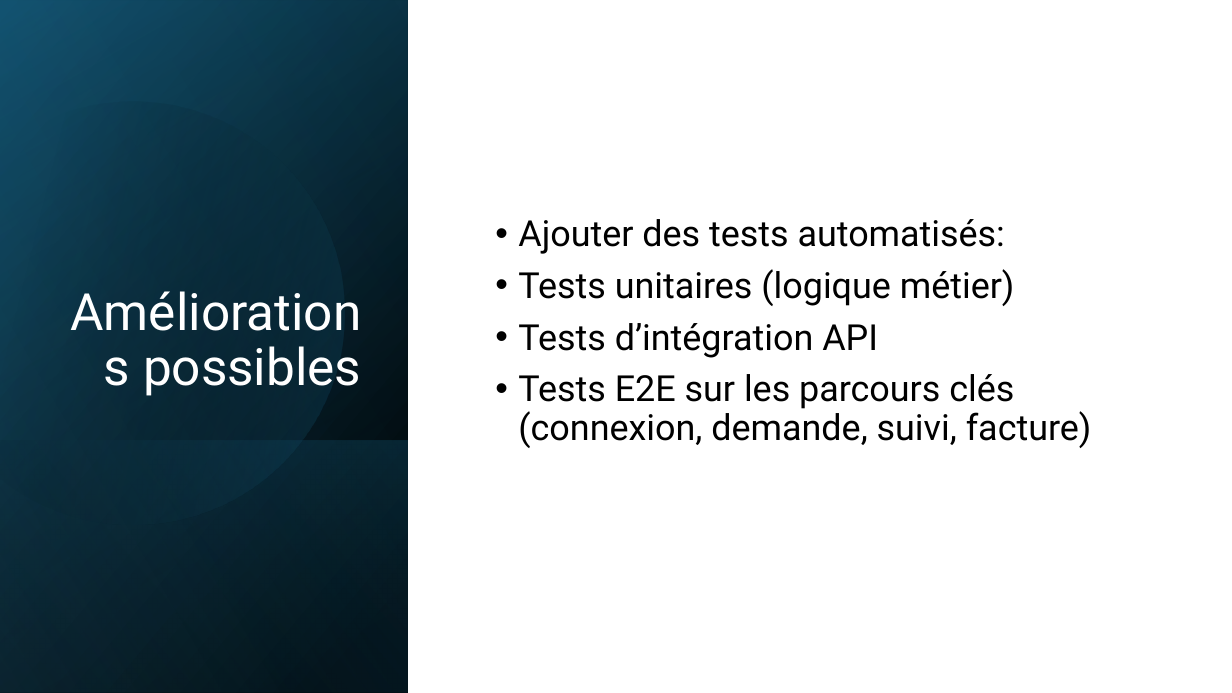
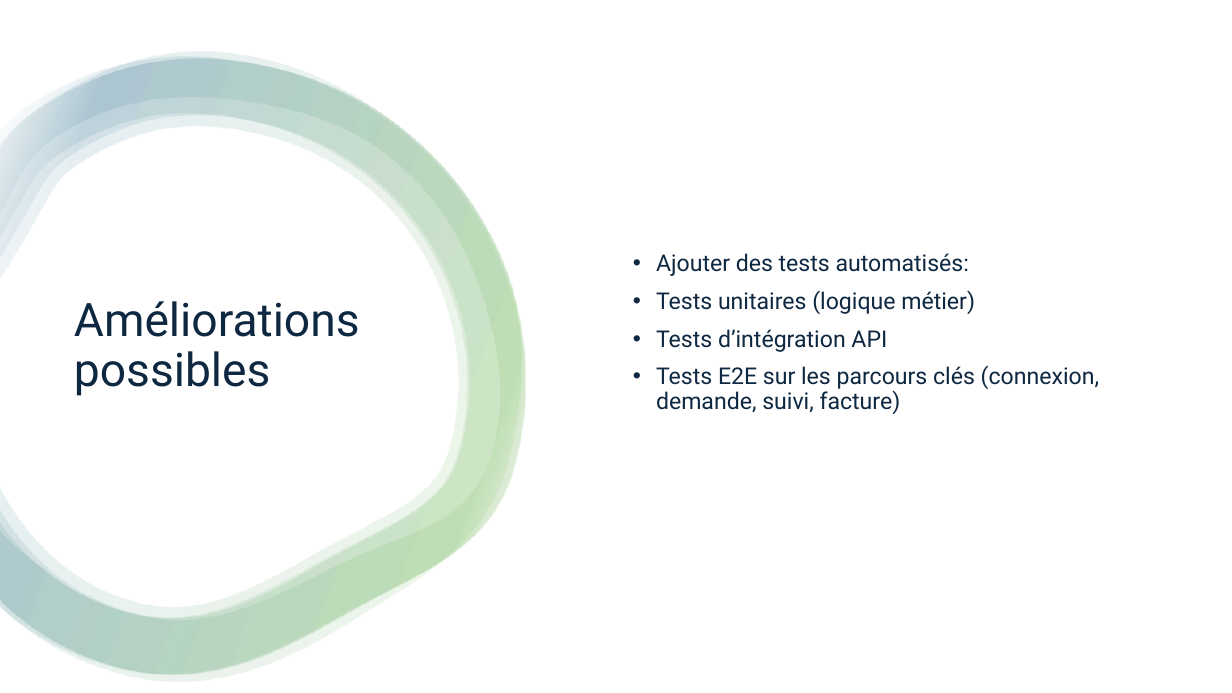
Before and after one commit to xpelletier07/Projet_Site_Immigration, a slide deck: slide 19 of Mandats/Mandat_3/Présentation.pptx (slide 37 before the commit). Drawn at 1232x693 pixels with LibreOffice and Linux fonts; fonts in the diff are those of the drawing. Boxes give left, top, right and bottom in pixels: in the first picture for what was removed or moved away, otherwise in the second. Text is boxed around its words. In the diff, an @@ line names an element or a change of style, - is before the commit and + after.

```diff
--- a/Mandats/Mandat_3/Présentation.pptx
+++ b/Mandats/Mandat_3/Présentation.pptx
@@ rectangle removed at box(0, 0, 409, 693) @@
@@ rectangle removed at box(0, 1, 409, 693) @@
@@ rectangle removed at box(0, 0, 409, 692) @@
@@ freeform shape at box(0, 56, 525, 674): fill gradient #000000 to #156082 to gradient #FFFFFF to #4EA72E to #156082; rotation 343 to 0 degrees; outline redrawn @@
@@ freeform shape added at box(0, 52, 522, 682), fill gradient #FFFFFF to #4EA72E to #156082 @@
@@ freeform shape added at box(0, 58, 526, 675), fill gradient #FFFFFF to #4EA72E to #156082 @@
@@ freeform shape added at box(0, 58, 526, 675), fill gradient #FFFFFF to #4EA72E to #156082 @@
@@ text "Ajouter des tests automatisés:": place and size @@
-text "Ajouter des tests automatisés:" at box(518, 219, 1092, 448)
+text "Ajouter des tests automatisés:" at box(656, 253, 1099, 414)
@@ text "Ajouter des tests automatisés:" at box(656, 253, 1099, 414): size 28 to 18 pt, text colour #000000 to #0E2841 @@
@@ title "Améliorations possibles": place and size @@
-title "Améliorations possibles" at box(143, 346, 361, 396)
+title "Améliorations possibles" at box(74, 301, 360, 396)
@@ title "Améliorations possibles" at box(74, 301, 360, 396): size 40 to 36 pt, text colour #FFFFFF to #0E2841; alignment right to left; vertical alignment bottom to middle @@
@@ rectangle removed at box(0, 440, 409, 693) @@
```
Also in this commit, not shown: 14 other slides changed, 17 slides removed.
